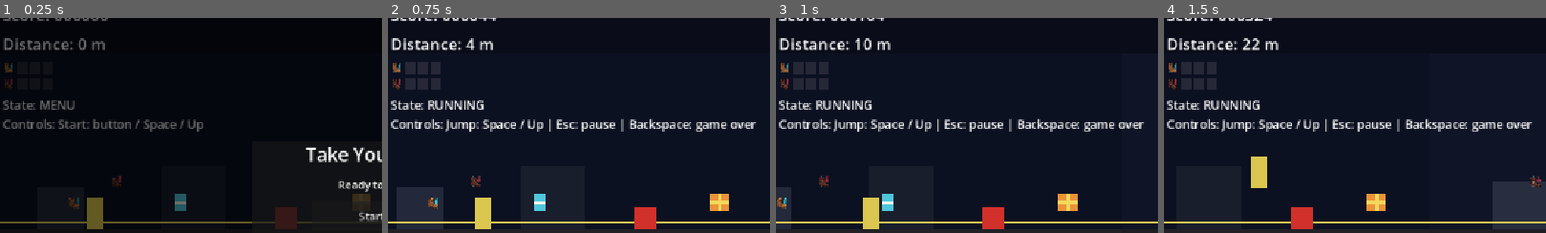
Above: before the commit, frames 1-4 (left to right).
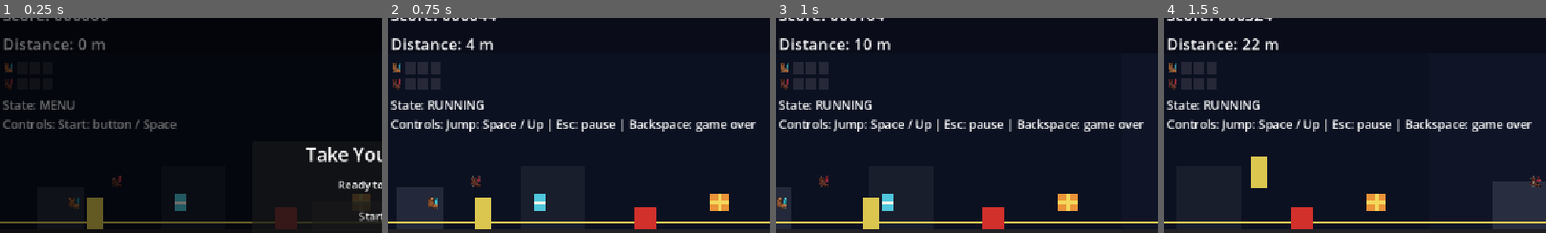
Above: after the commit, the same moments.

Repository: v-Kaefer/Take-Your-Pills
Game: Godot game, scene res://scenes/game/game.tscn
Same seed, same stepped clock (60 frames per second), same inputs: the game is played once before the commit and once after it.
Inputs:
- Up to frame 1 (0.25 s): no input
- Up to frame 2 (0.75 s): click "Start" at 0.5 s
- Up to frame 3 (1 s): no input
- Up to frame 4 (1.5 s): hold Up from 1.28 s (still down)
The pictures show only the part of the screen within x 1-51%, y 6-56%; the shares and areas given below are measured in that part.

The runs differ from the first frame. In frame 1, 0.1% of the frame differs, in the area x 47-54%, y 47-53%; in frame 2, nothing differs; in frame 3, nothing differs; in frame 4, nothing differs.

Commit message:
fix controllers

Diff:
--- a/scenes/game/controllers/run_session_controller.gd
+++ b/scenes/game/controllers/run_session_controller.gd
@@ -6,14 +6,19 @@
 var chunks: ChunkManager = null
 var default_scroll_speed: float = 240.0
 var current_state: RunState = RunState.MAIN_MENU
+var _speed_up_active: bool = false
+var _speed_up_multiplier: float = 1.0
+var _speed_down_multiplier: float = 1.0
 
 
 func _ready() -> void:
 	RunSignals.player_hit_obstacle.connect(_on_player_hit_obstacle)
+	RunSignals.speed_too_slow.connect(_on_speed_too_slow)
 
 
 func boot() -> void:
 	current_state = RunState.MAIN_MENU
+	_reset_scroll_speed_state()
 	_apply_idle_run_state()
 	RunSignals.run_booted.emit()
 
@@ -27,6 +32,7 @@
 		chunks.start_run()
 	if player != null:
 		player.start_run()
+	_apply_scroll_speed()
 	RunSignals.run_running.emit()
 	return true
 
@@ -40,6 +46,7 @@
 		chunks.start_run()
 	if player != null:
 		player.start_run()
+	_apply_scroll_speed()
 	RunSignals.run_running.emit()
 	return true
 
@@ -71,6 +78,7 @@
 		return false
 
 	current_state = RunState.GAME_OVER
+	_reset_scroll_speed_state()
 	if chunks != null:
 		chunks.end_run()
 	if player != null:
@@ -95,7 +103,23 @@
 	return current_state == RunState.GAME_OVER
 
 
+func on_speed_up_boost_state_changed(active: bool, _remaining: float, speed_multiplier: float) -> void:
+	_speed_up_active = active
+	_speed_up_multiplier = maxf(speed_multiplier, 0.0)
+	_apply_scroll_speed()
+
+
+func on_speed_down_state_changed(speed_multiplier: float) -> void:
+	_speed_down_multiplier = maxf(speed_multiplier, 0.0)
+	_apply_scroll_speed()
+
+
 func _on_player_hit_obstacle(_obstacle: Node, _body: Node) -> void:
+	if is_running():
+		end_run()
+
+
+func _on_speed_too_slow() -> void:
 	if is_running():
 		end_run()
 
@@ -106,3 +130,21 @@
 		chunks.pause_run()
 	if player != null:
 		player.pause_run()
+
+
+func _apply_scroll_speed() -> void:
+	if chunks == null:
+		return
+
+	var speed_multiplier := _speed_down_multiplier
+	if _speed_up_active:
+		speed_multiplier = _speed_up_multiplier
+
+	chunks.set_scroll_speed(default_scroll_speed * speed_multiplier)
+
+
+func _reset_scroll_speed_state() -> void:
+	_speed_up_active = false
+	_speed_up_multiplier = 1.0
+	_speed_down_multiplier = 1.0
+	_apply_scroll_speed()
--- a/scenes/game/controllers/speed_down_boost_controller.gd
+++ b/scenes/game/controllers/speed_down_boost_controller.gd
@@ -70,6 +70,7 @@
 
 func _apply_speed_down_step() -> bool:
 	if _slow_state >= SLOW_SPEED_MULTIPLIERS.size() - 1:
+		RunSignals.speed_too_slow.emit()
 		speed_too_slow.emit()
 		return true
 
--- a/scenes/game/game.gd
+++ b/scenes/game/game.gd
@@ -2,7 +2,6 @@
 class_name Game
 
 const DEFAULT_SCROLL_SPEED := 240.0
-const SCORE_DISTANCE_DIVISOR := 10.0
 
 enum GameState { MAIN_MENU, RUNNING, PAUSED, GAME_OVER }
 
@@ -10,74 +9,53 @@
 @onready var chunks: ChunkManager = $World/Chunks
 @onready var hud: GameHUD = $HUD
 @onready var collect_sfx_player: AudioStreamPlayer = $CollectSfxPlayer
+@onready var session_controller = $Controllers/RunSessionController
+@onready var score_controller = $Controllers/RunScoreController
+@onready var audio_controller = $Controllers/CollectableAudioController
 @onready var speed_up_controller := $Controllers/SpeedUpBoostController
 @onready var speed_down_controller := $Controllers/SpeedDownBoostController
 @onready var speed_up_row := $HUD/MarginContainer/VBoxContainer/SpeedContainer/SpeedUpContainer
 @onready var speed_down_row := $HUD/MarginContainer/VBoxContainer/SpeedContainer/SpeedDownContainer
 
-var current_state: GameState = GameState.MAIN_MENU
-var score: int = 0
-var distance: float = 0.0
-var bonus_score: int = 0
-var score_accumulator: float = 0.0
-var _last_displayed_distance: int = -1
-var _speed_up_active: bool = false
-var _speed_up_multiplier: float = 1.0
-var _speed_down_multiplier: float = 1.0
+var current_state: GameState:
+	get:
+		return _get_current_state()
 
-const BASE_SCORE_PER_METER := 10.0
-var current_scenario_multiplier: float = 1.0
-var current_speed_multiplier: float = 1.0
+var score: int:
+	get:
+		return _get_score()
+
+var distance: float:
+	get:
+		return _get_distance()
 
 
 func _ready() -> void:
 	_ensure_input_actions()
-	RunSignals.player_hit_obstacle.connect(_on_player_hit_obstacle)
-	RunSignals.collectable_collected.connect(_on_collectable_collected)
 	hud.connect_start(_on_start_button_pressed)
 	hud.connect_resume(_on_resume_button_pressed)
 	hud.connect_restart(_on_restart_button_pressed)
+	session_controller.player = player
+	session_controller.chunks = chunks
+	session_controller.default_scroll_speed = DEFAULT_SCROLL_SPEED
+	score_controller.chunks = chunks
+	audio_controller.audio_player = collect_sfx_player
 	speed_up_controller.bar_step.connect(speed_up_row.apply_charge)
 	speed_up_controller.bar_reset.connect(speed_up_row.reset_bar)
 	speed_down_controller.bar_step.connect(speed_down_row.apply_charge)
 	speed_down_controller.bar_reset.connect(speed_down_row.reset_bar)
-	speed_up_controller.boost_state_changed.connect(_on_speed_up_boost_state_changed)
 	speed_up_controller.boost_state_changed.connect(hud.update_boost_timer)
+	speed_up_controller.boost_state_changed.connect(session_controller.on_speed_up_boost_state_changed)
 	speed_up_controller.boost_state_changed.connect(speed_down_controller.on_speed_up_boost_state_changed)
-	speed_down_controller.slow_state_changed.connect(_on_speed_down_state_changed)
-	speed_down_controller.speed_too_slow.connect(_on_speed_too_slow)
-	chunks.pause_run()
-	player.pause_run()
-	hud.show_main_menu()
-	RunSignals.run_booted.emit()
-	_apply_scroll_speed()
-	_update_hud()
+	speed_down_controller.slow_state_changed.connect(session_controller.on_speed_down_state_changed)
+	session_controller.boot()
 
 
 func _process(_delta: float) -> void:
 	if speed_up_controller != null:
 		speed_up_controller.tick(_delta)
-		if current_state == GameState.RUNNING:
-			var meters_scrolled := (chunks.scroll_speed * _delta) / SCORE_DISTANCE_DIVISOR
-			distance += meters_scrolled
-
-			# Gained points this frame based on distance scrolled and current multipliers
-			var points_gained := meters_scrolled * BASE_SCORE_PER_METER * current_scenario_multiplier * current_speed_multiplier
-			score_accumulator += points_gained
-
-			var current_dist_int := int(distance)
-			var new_score := int(score_accumulator) + bonus_score
-
-			if new_score != score or current_dist_int != _last_displayed_distance:
-				score = new_score
-				_last_displayed_distance = current_dist_int
-			_update_hud()
-
-
-func add_score(amount: int) -> void:
-	bonus_score += amount
-	score = int(score_accumulator) + bonus_score
-	_update_hud()
+	if score_controller != null:
+		score_controller.tick(_delta)
 
 
 func _unhandled_input(event: InputEvent) -> void:
@@ -108,80 +86,19 @@
 
 
 func _toggle_pause() -> void:
-	if current_state == GameState.MAIN_MENU or current_state == GameState.GAME_OVER:
-		return
-
-	if current_state == GameState.RUNNING:
-		current_state = GameState.PAUSED
-		chunks.pause_run()
-		player.pause_run()
-		hud.show_pause_menu()
-	else:
-		_resume_run()
-
-	_update_hud()
+	session_controller.toggle_pause()
 
 
 func _start_run() -> void:
-	if current_state != GameState.MAIN_MENU:
-		return
-
-	current_state = GameState.RUNNING
-	hud.hide_menus()
-	chunks.start_run()
-	player.start_run()
-	_update_hud()
+	session_controller.start_run()
 
 
 func _resume_run() -> void:
-	if current_state != GameState.PAUSED:
-		return
-
-	current_state = GameState.RUNNING
-	hud.hide_menus()
-	chunks.start_run()
-	player.start_run()
-	_update_hud()
+	session_controller.resume_run()
 
 
 func _set_game_over() -> void:
-	if current_state == GameState.GAME_OVER:
-		return
-
-	current_state = GameState.GAME_OVER
-	chunks.end_run()
-	player.end_run()
-	hud.show_game_over(score)
-	RunSignals.run_game_over.emit()
-	_update_hud()
-
-
-func _on_player_hit_obstacle(_obstacle: Node, _body: Node) -> void:
-	_set_game_over()
-
-
-func _on_speed_too_slow() -> void:
-	_set_game_over()
-
-
-func _on_speed_up_boost_state_changed(active: bool, _remaining: float, speed_multiplier: float) -> void:
-	_speed_up_active = active
-	_speed_up_multiplier = speed_multiplier
-	_apply_scroll_speed()
-
-
-func _on_speed_down_state_changed(speed_multiplier: float) -> void:
-	_speed_down_multiplier = speed_multiplier
-	_apply_scroll_speed()
-
-
-func _on_collectable_collected(_collectable: Node, _body: Node, score_value: int) -> void:
-	if current_state != GameState.RUNNING:
-		return
-
-	add_score(score_value)
-	collect_sfx_player.play()
-	_update_hud()
+	session_controller.end_run()
 
 
 func _on_start_button_pressed() -> void:
@@ -198,37 +115,6 @@
 
 func _restart_run() -> void:
 	get_tree().reload_current_scene()
-
-
-func _update_hud() -> void:
-	var state_text := "MENU"
-	if current_state == GameState.RUNNING:
-		state_text = "RUNNING"
-	elif current_state == GameState.PAUSED:
-		state_text = "PAUSED"
-	elif current_state == GameState.GAME_OVER:
-		state_text = "GAME OVER"
-
-	var control_note := "Start: button / %s" % _action_hints(player.jump_action_name)
-	if current_state == GameState.RUNNING:
-		control_note = "Jump: %s | Esc: pause | Backspace: game over" % _action_hints(player.jump_action_name)
-	elif current_state == GameState.PAUSED:
-		control_note = "Resume: button / Esc | Restart: button"
-	elif current_state == GameState.GAME_OVER:
-		control_note = "Jump: restart | Restart: button"
-
-	hud.update_state(state_text, control_note)
-	hud.update_score(score)
-	hud.update_distance(distance)
-
-
-func _apply_scroll_speed() -> void:
-	var speed_multiplier := _speed_down_multiplier
-	if _speed_up_active:
-		speed_multiplier = _speed_up_multiplier
-
-	current_speed_multiplier = speed_multiplier
-	chunks.set_scroll_speed(DEFAULT_SCROLL_SPEED * speed_multiplier)
 
 
 func _ensure_input_actions() -> void:
@@ -249,18 +135,34 @@
 		InputMap.action_add_event(action_name, event)
 
 
-func _action_hints(action_name: StringName) -> String:
-	var labels: Array[String] = []
-	for event in InputMap.action_get_events(action_name):
-		var key_event := event as InputEventKey
-		if key_event == null:
-			continue
+func _get_current_state() -> GameState:
+	if session_controller == null:
+		return GameState.MAIN_MENU
 
-		var key_label := key_event.as_text_keycode()
-		if not key_label.is_empty() and not labels.has(key_label):
-			labels.append(key_label)
+	return _map_session_state(session_controller.current_state)
 
-	if labels.is_empty():
-		return "Space"
 
-	return " / ".join(labels)
+func _map_session_state(session_state: int) -> GameState:
+	match session_state:
+		GameState.RUNNING:
+			return GameState.RUNNING
+		GameState.PAUSED:
+			return GameState.PAUSED
+		GameState.GAME_OVER:
+			return GameState.GAME_OVER
+		_:
+			return GameState.MAIN_MENU
+
+
+func _get_score() -> int:
+	if score_controller == null:
+		return 0
+
+	return score_controller.score
+
+
+func _get_distance() -> float:
+	if score_controller == null:
+		return 0.0
+
+	return score_controller.distance
--- a/scenes/game/game.tscn
+++ b/scenes/game/game.tscn
@@ -7,6 +7,9 @@
 [ext_resource type="AudioStream" path="res://assets/audio/sfx/lesiakower-coin-collect-retro-8-bit-sound-effect-145251.mp3" id="5"]
 [ext_resource type="Script" path="res://scenes/game/controllers/speed_up_boost_controller.gd" id="6"]
 [ext_resource type="Script" path="res://scenes/game/controllers/speed_down_boost_controller.gd" id="7"]
+[ext_resource type="Script" path="res://scenes/game/controllers/run_session_controller.gd" id="8"]
+[ext_resource type="Script" path="res://scenes/game/controllers/run_score_controller.gd" id="9"]
+[ext_resource type="Script" path="res://scenes/game/controllers/collectable_audio_controller.gd" id="10"]
 
 [node name="Game" type="Node2D"]
 script = ExtResource("1")
@@ -33,6 +36,15 @@
 
 [node name="Controllers" type="Node" parent="."]
 
+[node name="RunSessionController" type="Node" parent="Controllers"]
+script = ExtResource("8")
+
+[node name="RunScoreController" type="Node" parent="Controllers"]
+script = ExtResource("9")
+
+[node name="CollectableAudioController" type="Node" parent="Controllers"]
+script = ExtResource("10")
+
 [node name="SpeedUpBoostController" type="Node" parent="Controllers"]
 script = ExtResource("6")
 
--- a/scenes/game/hud.gd
+++ b/scenes/game/hud.gd
@@ -16,11 +16,22 @@
 
 var _boost_timer: float = 0.0
 var _boost_active: bool = false
+var _last_score: int = 0
 
 
 func _ready() -> void:
 	hide_menus()
+	update_state("MENU", "Start: button / Space")
+	update_score(0)
+	update_distance(0.0)
+	show_main_menu()
 	_refresh_boost_timer_display()
+	RunSignals.run_booted.connect(_on_run_booted)
+	RunSignals.run_running.connect(_on_run_running)
+	RunSignals.run_paused.connect(_on_run_paused)
+	RunSignals.run_game_over.connect(_on_run_game_over)
+	RunSignals.score_changed.connect(update_score)
+	RunSignals.distance_changed.connect(update_distance)
 
 
 func update_state(state_text: String, control_note: String, extra_note: String = "") -> void:
@@ -31,6 +42,7 @@
 
 
 func update_score(score: int) -> void:
+	_last_score = score
 	score_label.text = "Score: %06d" % score
 
 
@@ -86,3 +98,23 @@
 	else:
 		boost_timer_label.visible = false
 		boost_timer_label.text = ""
+
+
+func _on_run_booted() -> void:
+	show_main_menu()
+	update_state("MENU", "Start: button / Space")
+
+
+func _on_run_running() -> void:
+	hide_menus()
+	update_state("RUNNING", "Jump: Space / Up | Esc: pause | Backspace: game over")
+
+
+func _on_run_paused() -> void:
+	show_pause_menu()
+	update_state("PAUSED", "Resume: button / Esc | Restart: button")
+
+
+func _on_run_game_over() -> void:
+	show_game_over(_last_score)
+	update_state("GAME OVER", "Jump: restart | Restart: button")
--- a/scripts/run_signals.gd
+++ b/scripts/run_signals.gd
@@ -6,7 +6,11 @@
 signal player_hit_obstacle(obstacle: Node, body: Node)
 signal collectable_collected(collectable: Node, body: Node, score_value: int)
 signal run_booted
+signal run_running
+signal run_paused
 signal run_game_over
+signal score_changed(score: int)
+signal distance_changed(distance: float)
 signal speed_up_collected
 signal speed_down_collected
 signal speed_too_slow
Not shown: 1 places in scenes/game/game.tscn that only renumber resources
Not shown, changed: scripts/validation/game_core_contract.sh
